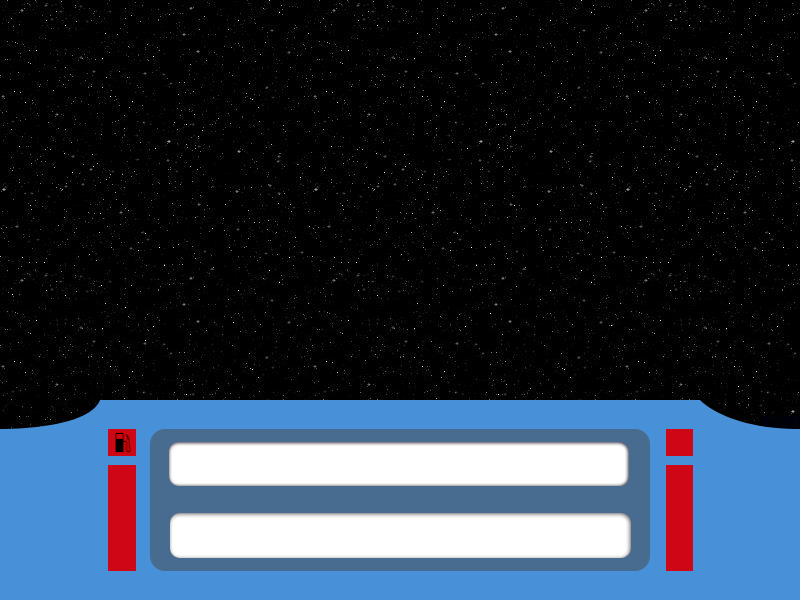
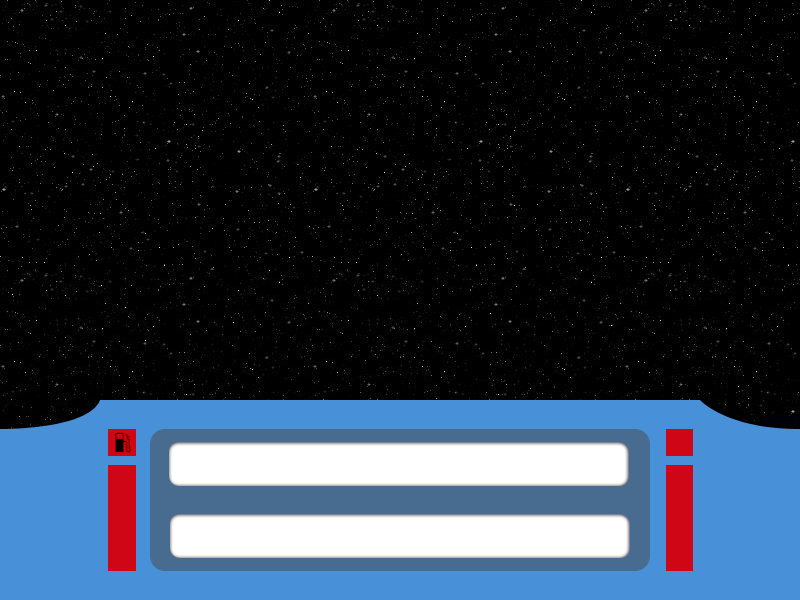
Two versions of the same layered image (800px x 600px). Layer-by-layer changes:
renamed "Shape 1 copy" to "Bottom textbox", blend normal → pin light over [170, 513, 631, 558]
renamed "New Layer#1" to "Inner dock", blend darken → normal over [170, 513, 631, 558]
